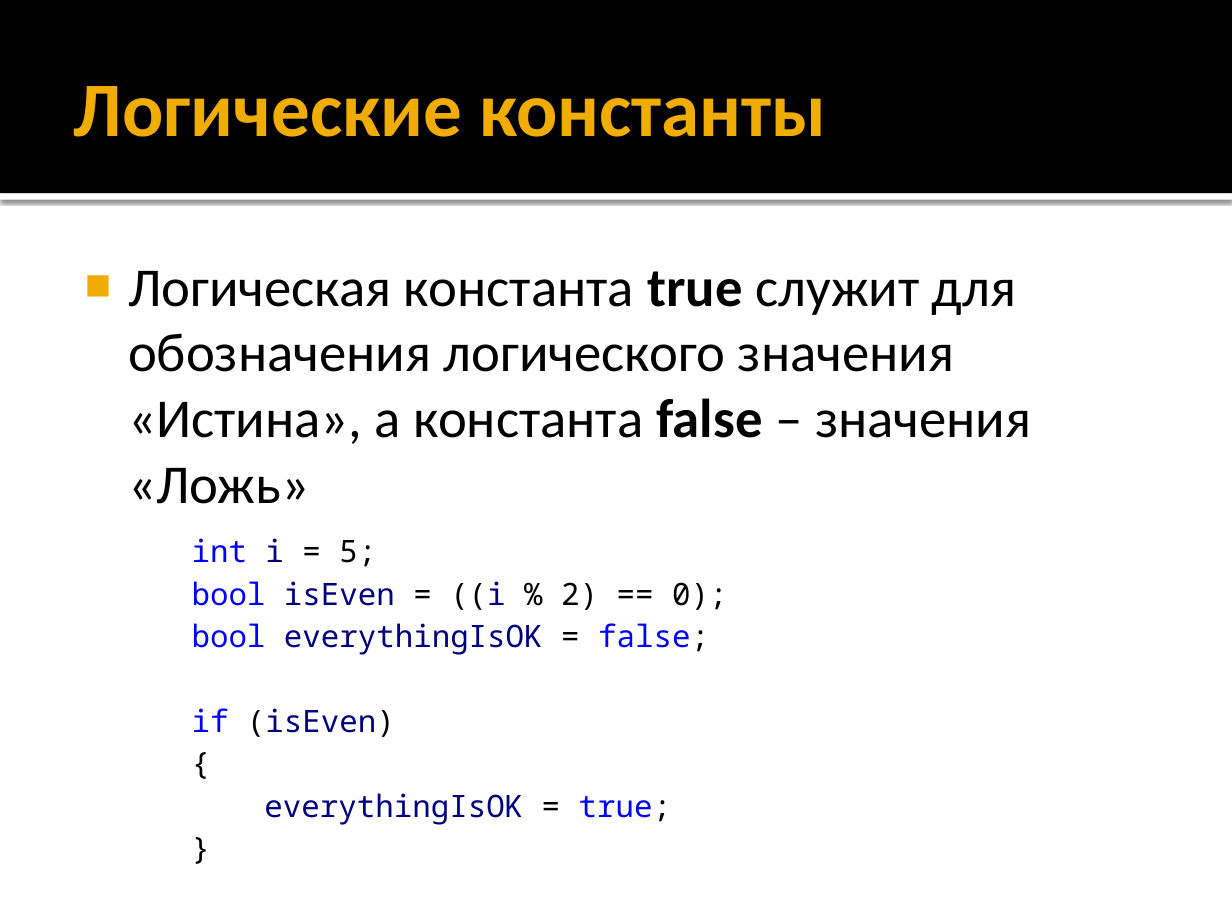
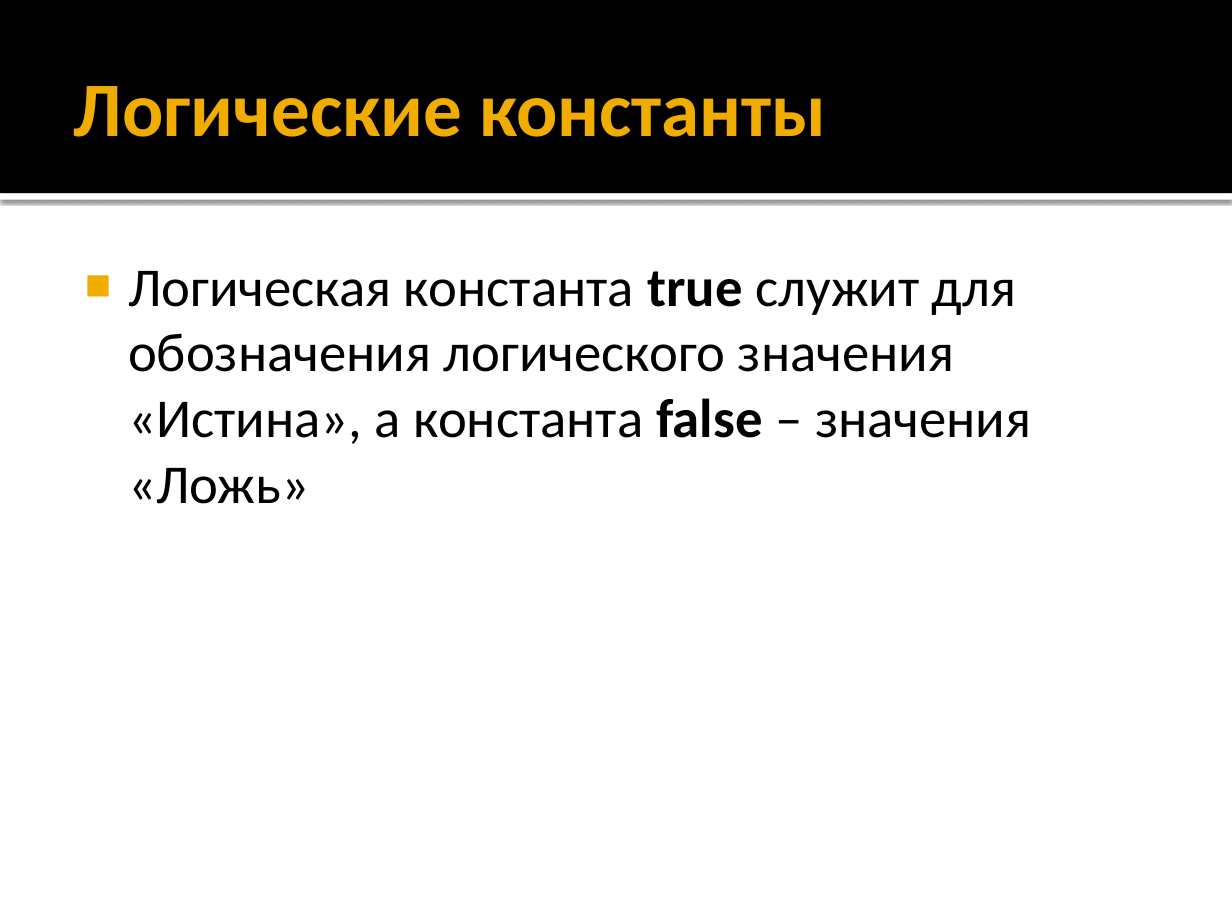
Before and after one commit to alexey-malov/oop, a slide deck: slide 7 of lectures/01/Синтаксис C++.pptx. Drawn at 1232x924 pixels with LibreOffice and Linux fonts; fonts in the diff are those of the drawing. Boxes give left, top, right and bottom in pixels: in the first picture for what was removed or moved away, otherwise in the second. Text is boxed around its words. In the diff, an @@ line names an element or a change of style, - is before the commit and + after.

```diff
--- a/lectures/01/Синтаксис C++.pptx
+++ b/lectures/01/Синтаксис C++.pptx
@@ text removed at [192, 538, 727, 825] @@
-int i = 5;
-bool isEven = ((i % 2) == 0);
-bool everythingIsOK = false;
-if (isEven)
-{
-everythingIsOK = true;
-}
```
Also in this commit, not shown: 9 other slides changed, 3 slides added.
